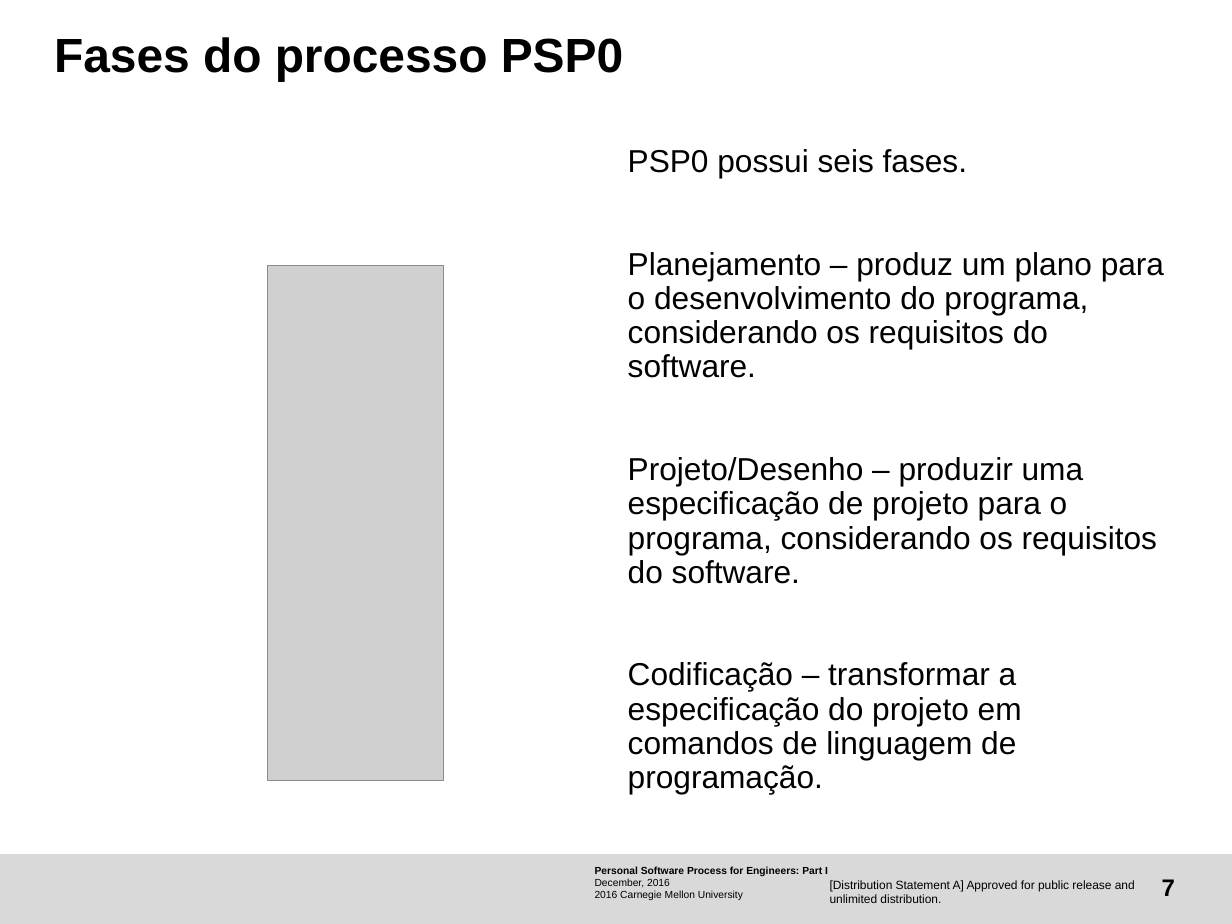
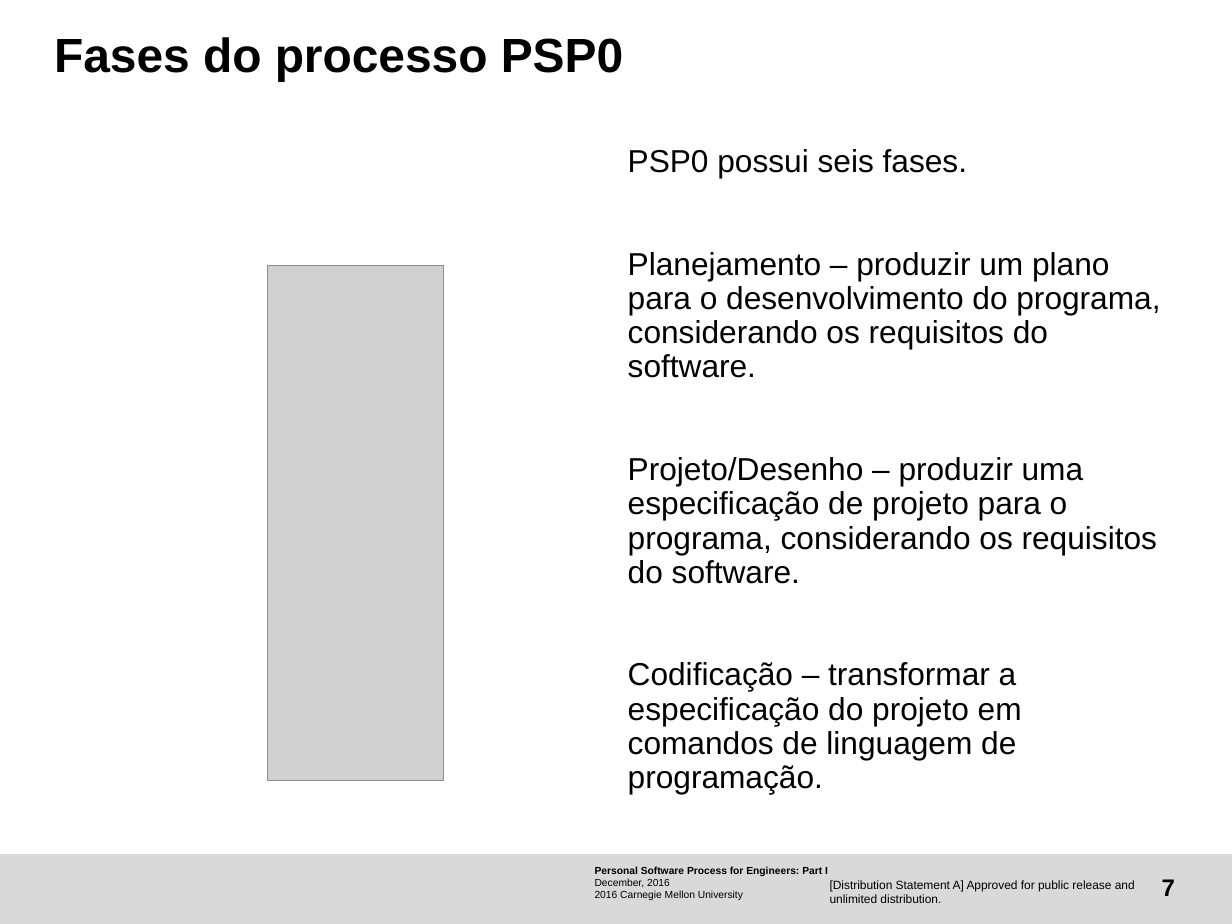
Before and after one commit to magsilva/psp-training, a slide deck: slide 7 of Activity-PSP0/Uso do PSP0.odp. Drawn at 1232x924 pixels with LibreOffice and Linux fonts; fonts in the diff are those of the drawing; grey boxes stand for pictures; background and template pictures are left out. Boxes give left, top, right and bottom in pixels: in the first picture for what was removed or moved away, otherwise in the second. Text is boxed around its words. In the diff, an @@ line names an element or a change of style, - is before the commit and + after.

```diff
--- a/Activity-PSP0/Uso do PSP0.odp
+++ b/Activity-PSP0/Uso do PSP0.odp
@@ text at [628,252,1160,378]: text changed @@
-Planejamento – produz um plano para o desenvolvimento do programa, considerando os requisitos do software.
+Planejamento – produzir um plano para o desenvolvimento do programa, considerando os requisitos do software.
```
Also in this commit, not shown: 3 other slides changed, 1 other file.
